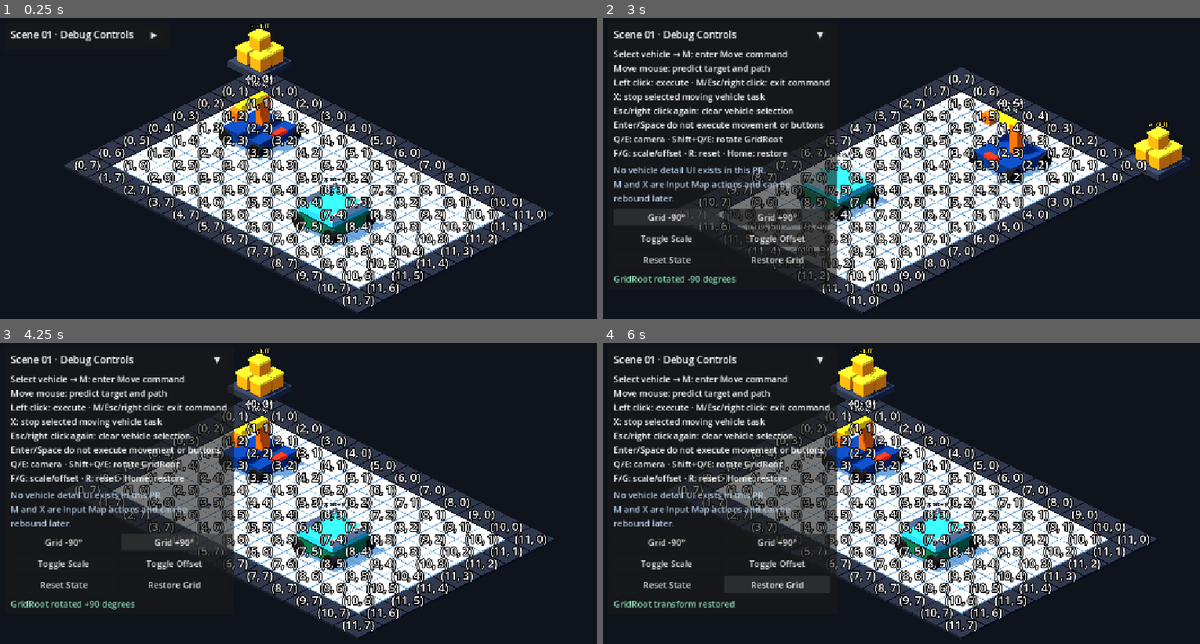
Above: before the commit, frames 1-4 (two rows, left to right).
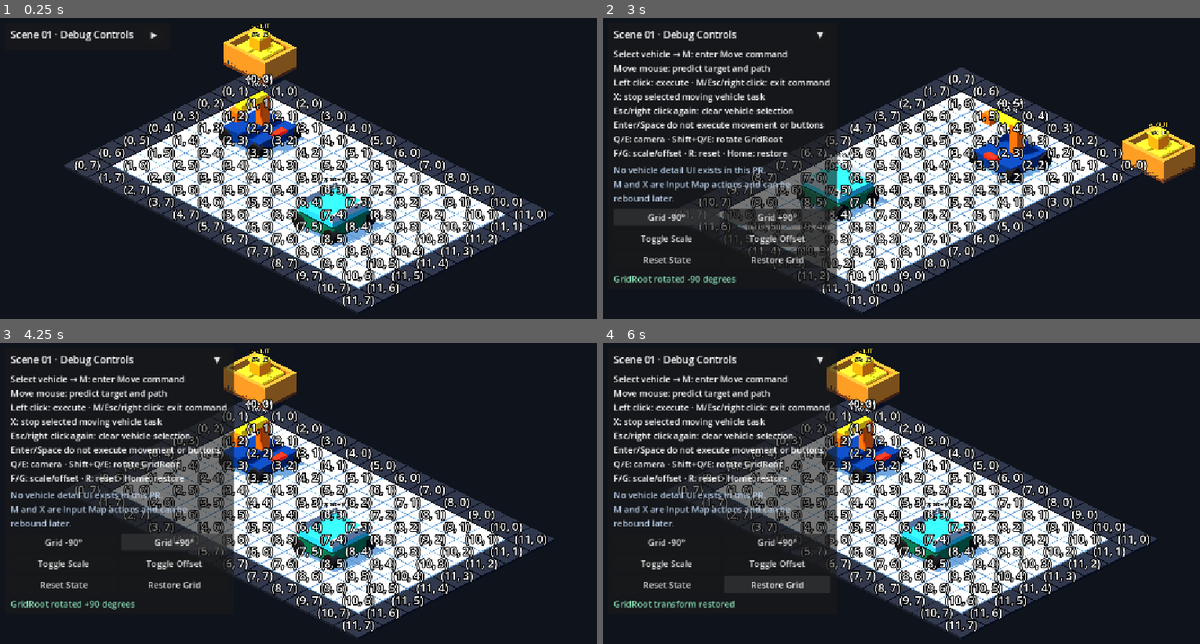
Above: after the commit, the same moments.

Repository: Ri0n72Y/automata
Game: Godot game, scene res://scenes/scene_01/scene_01_basic_packing.tscn
Two runs of this game, one before a commit and one after it. Both use one fixed random seed, a clock stepped at 60 frames per second and the inputs below.
Inputs:
- Up to frame 1 (0.25 s): no input
- Up to frame 2 (3 s): click "▶" at 0.5 s; click "▼" at 1.25 s; click "▶" at 2 s; click "Grid -90°" at 2.75 s
- Up to frame 3 (4.25 s): click "Grid +90°" at 3.5 s
- Up to frame 4 (6 s): click "Toggle Scale" at 4.25 s; click "Toggle Offset" at 5 s; click "Restore Grid" at 5.75 s

The runs differ from the first frame. In frame 1, 1.1% of the frame differs, in the area x 37-50%, y 2-23%; in frame 2, 1.1%; in frame 3, 1.1%; in frame 4, 1.1%.

Commit message:
[codex]feat(scene-01): add standard box capacity visual

Diff:
--- a/scenes/scene_01/objects/standard_box.tscn
+++ b/scenes/scene_01/objects/standard_box.tscn
@@ -1,14 +1,108 @@
-[gd_scene load_steps=3 format=3 uid="uid://d3qj14box001"]
+[gd_scene load_steps=9 format=3 uid="uid://d3qj14box001"]
 
 [ext_resource type="Script" path="res://scripts/scene_01/scene_01_item_receiver_node.gd" id="1_node"]
 [ext_resource type="Script" path="res://scripts/objects/standard_box.gd" id="2_resource"]
+[ext_resource type="PackedScene" path="res://scenes/scene_01/objects/standard_block_placeholder.tscn" id="3_block"]
 
 [sub_resource type="Resource" id="Resource_box"]
 resource_local_to_scene = true
 script = ExtResource("2_resource")
+interaction_cells = Array[Vector2i]([Vector2i(11, 3), Vector2i(11, 4)])
 capacity = 8
 initial_count = 3
+
+[sub_resource type="StandardMaterial3D" id="CrateMaterial"]
+albedo_color = Color(0.36, 0.18, 0.07, 1)
+metallic = 0.08
+roughness = 0.78
+
+[sub_resource type="StandardMaterial3D" id="RimMaterial"]
+albedo_color = Color(0.72, 0.42, 0.12, 1)
+metallic = 0.18
+roughness = 0.58
+
+[sub_resource type="BoxMesh" id="BaseMesh"]
+size = Vector3(1.7, 0.18, 1.3)
+
+[sub_resource type="BoxMesh" id="SideWallMesh"]
+size = Vector3(0.14, 0.62, 1.3)
+
+[sub_resource type="BoxMesh" id="FrontWallMesh"]
+size = Vector3(1.7, 0.62, 0.14)
 
 [node name="StandardBox" type="Node3D"]
 script = ExtResource("1_node")
 receiver_resource = SubResource("Resource_box")
+
+[node name="VisualRoot" type="Node3D" parent="."]
+unique_name_in_owner = true
+
+[node name="Base" type="MeshInstance3D" parent="VisualRoot"]
+position = Vector3(0, 0.09, 0)
+mesh = SubResource("BaseMesh")
+material_override = SubResource("CrateMaterial")
+
+[node name="WallLeft" type="MeshInstance3D" parent="VisualRoot"]
+position = Vector3(-0.78, 0.4, 0)
+mesh = SubResource("SideWallMesh")
+material_override = SubResource("RimMaterial")
+
+[node name="WallRight" type="MeshInstance3D" parent="VisualRoot"]
+position = Vector3(0.78, 0.4, 0)
+mesh = SubResource("SideWallMesh")
+material_override = SubResource("RimMaterial")
+
+[node name="WallFront" type="MeshInstance3D" parent="VisualRoot"]
+position = Vector3(0, 0.4, -0.58)
+mesh = SubResource("FrontWallMesh")
+material_override = SubResource("RimMaterial")
+
+[node name="WallRear" type="MeshInstance3D" parent="VisualRoot"]
+position = Vector3(0, 0.4, 0.58)
+mesh = SubResource("FrontWallMesh")
+material_override = SubResource("RimMaterial")
+
+[node name="CapacitySlots" type="Node3D" parent="VisualRoot"]
+unique_name_in_owner = true
+
+[node name="Slot01" parent="VisualRoot/CapacitySlots" instance=ExtResource("3_block")]
+position = Vector3(-0.51, 0.2, -0.25)
+scale = Vector3(0.72, 0.72, 0.72)
+
+[node name="Slot02" parent="VisualRoot/CapacitySlots" instance=ExtResource("3_block")]
+position = Vector3(-0.17, 0.2, -0.25)
+scale = Vector3(0.72, 0.72, 0.72)
+
+[node name="Slot03" parent="VisualRoot/CapacitySlots" instance=ExtResource("3_block")]
+position = Vector3(0.17, 0.2, -0.25)
+scale = Vector3(0.72, 0.72, 0.72)
+
+[node name="Slot04" parent="VisualRoot/CapacitySlots" instance=ExtResource("3_block")]
+position = Vector3(0.51, 0.2, -0.25)
+scale = Vector3(0.72, 0.72, 0.72)
+
+[node name="Slot05" parent="VisualRoot/CapacitySlots" instance=ExtResource("3_block")]
+position = Vector3(-0.51, 0.2, 0.25)
+scale = Vector3(0.72, 0.72, 0.72)
+
+[node name="Slot06" parent="VisualRoot/CapacitySlots" instance=ExtResource("3_block")]
+position = Vector3(-0.17, 0.2, 0.25)
+scale = Vector3(0.72, 0.72, 0.72)
+
+[node name="Slot07" parent="VisualRoot/CapacitySlots" instance=ExtResource("3_block")]
+position = Vector3(0.17, 0.2, 0.25)
+scale = Vector3(0.72, 0.72, 0.72)
+
+[node name="Slot08" parent="VisualRoot/CapacitySlots" instance=ExtResource("3_block")]
+position = Vector3(0.51, 0.2, 0.25)
+scale = Vector3(0.72, 0.72, 0.72)
+
+[node name="CapacityLabel" type="Label3D" parent="VisualRoot"]
+unique_name_in_owner = true
+position = Vector3(0, 1.08, 0)
+billboard = 1
+no_depth_test = true
+text = "3/8  IN"
+font_size = 30
+outline_size = 8
+modulate = Color(1, 0.9, 0.58, 1)
